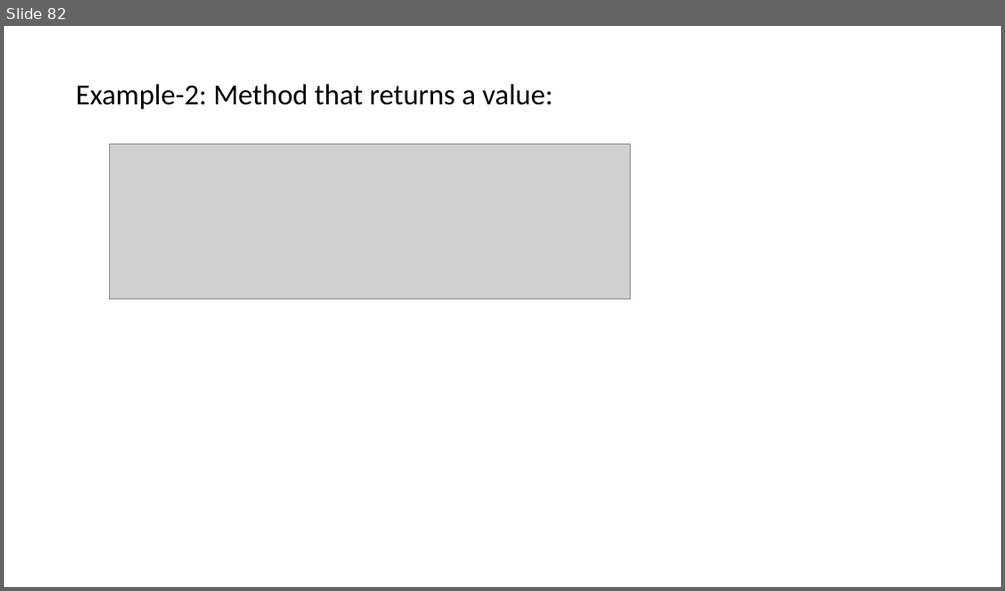
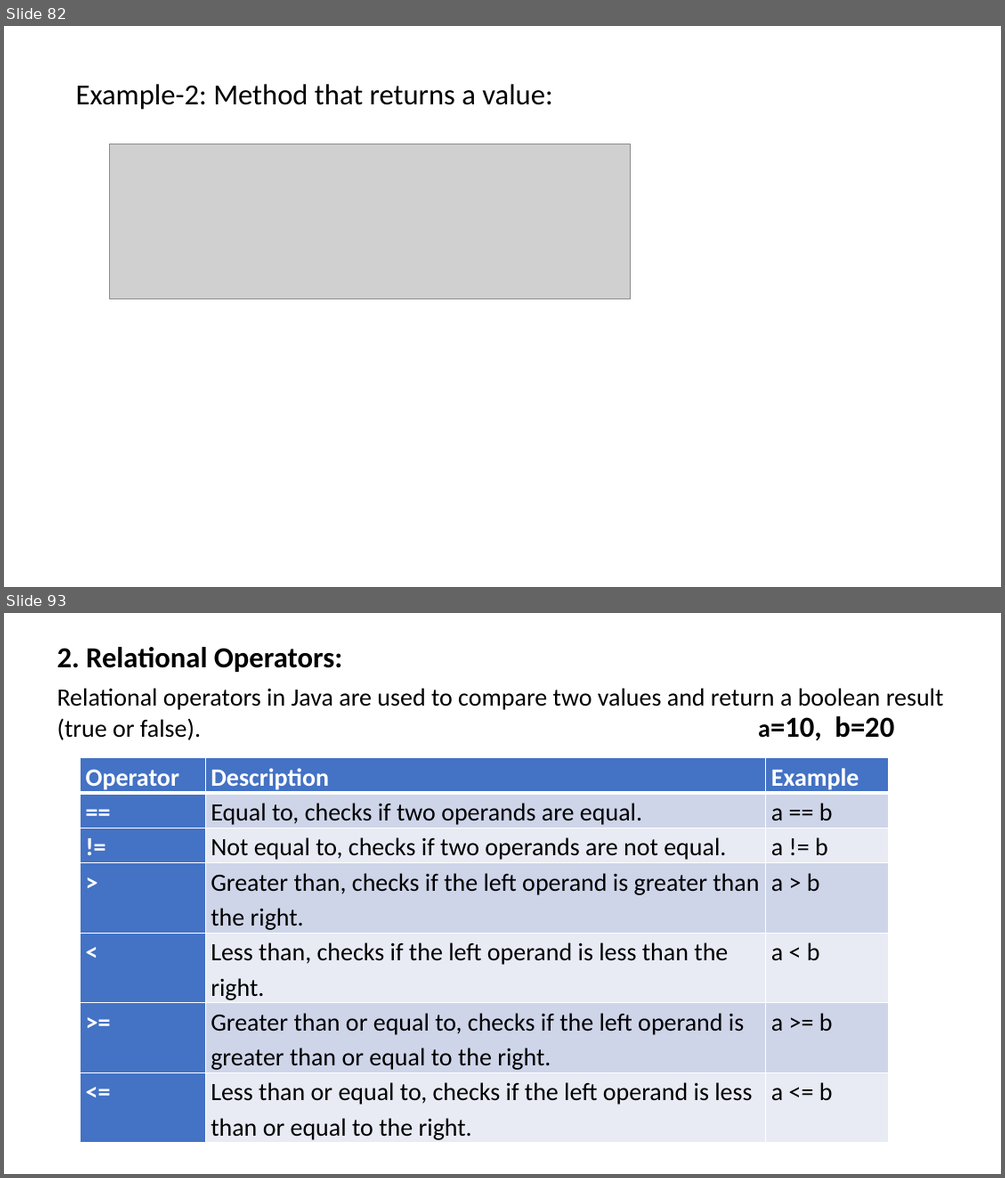
Before and after one commit to PRAMOD-VISHNU-NAIK/MCA-2nd-Sem-Shridevi-College, a slide deck: Theory Class-Notes/Java MCA-2.pptx. Shown one above the other, each under a label of ours: slide 82 before the commit, slides 82 and 93 after it; the slides between them are not shown. The pictures are 1005x591 and 1005x1178 pixels, drawn with LibreOffice and Linux fonts; fonts in the diff are those of the drawing; grey boxes stand for pictures. Boxes give left, top, right and bottom in pixels: in the first picture for what was removed or moved away, otherwise in the second. Text is boxed around its words. In the diff, an @@ line names an element or a change of style, - is before the commit and + after.

```diff
--- a/Theory Class-Notes/Java MCA-2.pptx
+++ b/Theory Class-Notes/Java MCA-2.pptx
@@ slide 93 added at (4, 613, 1001, 1174), background #FFFFFF @@
@@ text added at (57, 647, 944, 741), 24 pt, text #000000 @@
+2. Relational Operators:
+Relational operators in Java are used to compare two values and return a boolean result (true or false). a=10, b=20
@@ table added at (81, 758, 890, 1143), 7 rows, 3 columns @@
+Operator | Description | Example
+== | Equal to, checks if two operands are equal. | a == b
+!= | Not equal to, checks if two operands are not equal. | a != b
+> | Greater than, checks if the left operand is greater than the right. | a > b
+< | Less than, checks if the left operand is less than the right. | a < b
+>= | Greater than or equal to, checks if the left operand is greater than or equal to the right. | a >= b
+<= | Less than or equal to, checks if the left operand is less than or equal to the right. | a <= b
```
Also in this commit, not shown: 6 slides changed, 22 other slides added, 4 other files.
